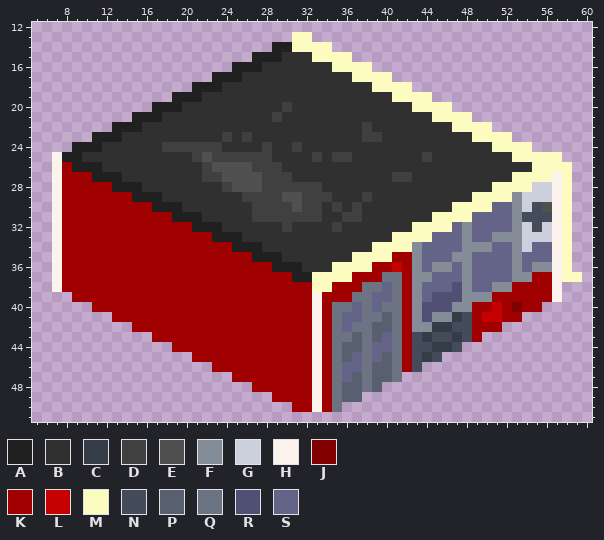
Two states of a pixel-art sprite, industries/school/6.png. The picture above is the old version.
The file is 64x60 pixels. Shown: x 5..60, y 12..51.
Palette (. is transparent): A #202020  B #303030  C #343c48  D #404040  E #505050  F #848c98  G #ccd0dc  H #fcf4ec  J #800000  K #a00000  L #c40000  M #fcfcc0  N #444c5c  P #586070  Q #6c7484  R #505074  S #646488
Pixels before, first column x 7:
13 ........................MM...........................
14 ......................AAMMMM.........................
15 ....................AAABBBMMMM.......................
16 ..................AAABBBBBBBMMMM.....................
17 ................AAABBBBBBBBBBBMMMM...................
18 ..............AAABBBBBBBBBBBBBBBMMMM.................
19 ............AAABBBBBBBBBBBBBBBBBBBMMMM...............
20 ..........AAABBBBBBBBBBDBBBBBBBBBBBBMMMM.............
21 ........AAABBBBBBBBBBBDBBBBBBBBBBBBBBBMMMM...........
22 ......AAABBBBBBBBBBBBBBBBBBBBBBDBBBBBBBBMMMM.........
23 ....AAABBBBBBBBBBDBDBBBBBBBBBBBDDBBBBBBBBBMMMM.......
24 ..AAABBBBBBDDDDDDBBBBDBBDBBBBBBBBBBBBBBBBBBBMMMM.....
25 HAABBBBBBBBBBBDEDDDDDDBBBBDBDDBBBBBBBDBBBBBBBBMMMMM..
26 HKAAABBBBBBBBBBDEEEEDDDBBBBBBBBBBBBBBBBBBBBBBBBBMMMM.
27 HKKKAAABBBBBBBBDDEEEEDDDBBBBBBBBBBDDBBBBBBBBBBMMMMHM.
28 HKKKKKAAABBBBBBBBDEEEDDDDDDBBBBBBBBBBBBBBBBBMMMMGGHM.
29 HKKKKKKKAAABBBBBBBBDDDDEEDDDBBBDBBBBBBBBBBMMMMFGGGHM.
30 HKKKKKKKKKAAABBBBBBBDDDDEDDBDBDBBBBBBBBBMMMMSSFGNEHM.
31 HKKKKKKKKKKKAAABBBBBDDDDDDDBBDDBBBBBBBMMMMSSSSFNNNHM.
32 HKKKKKKKKKKKKKAAABBBBBBDBBBBDBBBBBBBMMMMSFSSSSFGNGHM.
33 HKKKKKKKKKKKKKKKAAABBBBBBBBBBBBBBBMMMMSSSFSSFFFGGGHM.
34 HKKKKKKKKKKKKKKKKKAAABBBBBBBBBBBMMMMFSSSSFFFSSFGSSHM.
35 HKKKKKKKKKKKKKKKKKKKAAABBBBBBBMMMMKKFSSSFFSSSSFSSSHM.
36 HKKKKKKKKKKKKKKKKKKKKKAAABBBMMMMKKLKFSFFSFSSSSFSFFHM.
37 HKKKKKKKKKKKKKKKKKKKKKKKAAMMMMKKKQQKFFSSSFSSSSFFKKHMM
38 HKKKKKKKKKKKKKKKKKKKKKKKKKMMKKKQQSQKFSSSRFSSFFKKKKH..
39 ..KKKKKKKKKKKKKKKKKKKKKKKKHKKKQQSSQKFSRRRFFFKKKKKKH..
40 ....KKKKKKKKKKKKKKKKKKKKKKHKQQSQSQQKFRRRFFKKLKJKK....
41 ......KKKKKKKKKKKKKKKKKKKKHKQSSQQPQKFRFFCNKLLKK......
42 ........KKKKKKKKKKKKKKKKKKHKQSQQPPQKFFCCNNKKK........
43 ..........KKKKKKKKKKKKKKKKHKQQPQPSQKNCNNCNK..........
44 ............KKKKKKKKKKKKKKHKQPPQSSQKNNCCN............
45 ..............KKKKKKKKKKKKHKQPSQSPQKNCN..............
46 ................KKKKKKKKKKHKQSSQPPQKN................
47 ..................KKKKKKKKHKQSPQPPQ..................
48 ....................KKKKKKHKQPPQP....................
49 ......................KKKKHKQPP......................
50 ........................KKHKQ........................
After:
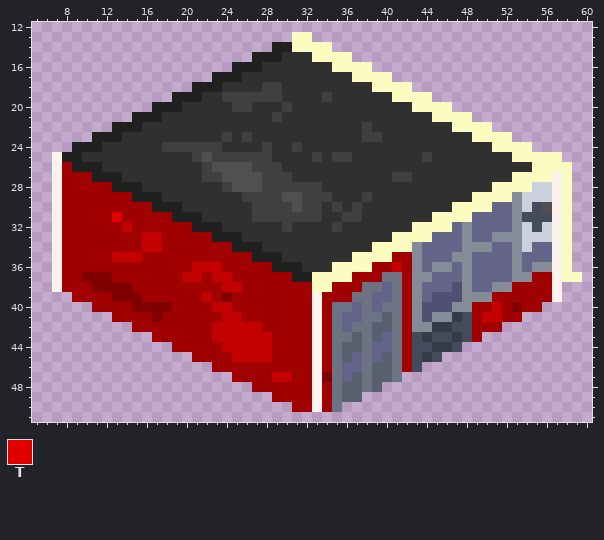
Colours new in this view: T #e00000
The exact change:
{"y":18,"x":28,"old":"BB","new":"DD"}
{"y":19,"x":24,"old":"BBBBBB","new":"DDDDDD"}
{"y":19,"x":34,"old":"B","new":"D"}
{"y":20,"x":25,"old":"BB","new":"DD"}
{"y":31,"x":13,"old":"K","new":"T"}
{"y":32,"x":14,"old":"K","new":"L"}
{"y":33,"x":16,"old":"KK","new":"LL"}
{"y":34,"x":16,"old":"KK","new":"LL"}
{"y":35,"x":13,"old":"KKK","new":"LLL"}
{"y":36,"x":21,"old":"KKK","new":"LLL"}
{"y":37,"x":10,"old":"KKK","new":"JJJ"}
{"y":37,"x":20,"old":"KK","new":"LL"}
{"y":37,"x":23,"old":"KK","new":"LL"}
{"y":38,"x":11,"old":"KKKK","new":"JJJJ"}
{"y":38,"x":24,"old":"KK","new":"LL"}
{"y":39,"x":13,"old":"KKK","new":"JJJ"}
{"y":39,"x":22,"old":"K","new":"L"}
{"y":39,"x":24,"old":"K","new":"J"}
{"y":40,"x":15,"old":"KKKK","new":"JJJJ"}
{"y":40,"x":23,"old":"KK","new":"LL"}
{"y":41,"x":17,"old":"K","new":"J"}
{"y":41,"x":24,"old":"KK","new":"LL"}
{"y":42,"x":23,"old":"KKKKK","new":"LLLLL"}
{"y":43,"x":23,"old":"KKKKKK","new":"LLLLLL"}
{"y":44,"x":24,"old":"KKKKK","new":"LLLLL"}
{"y":45,"x":25,"old":"KKKK","new":"LLLL"}
{"y":47,"x":29,"old":"KK","new":"LL"}
{"y":47,"x":34,"old":"K","new":"J"}
